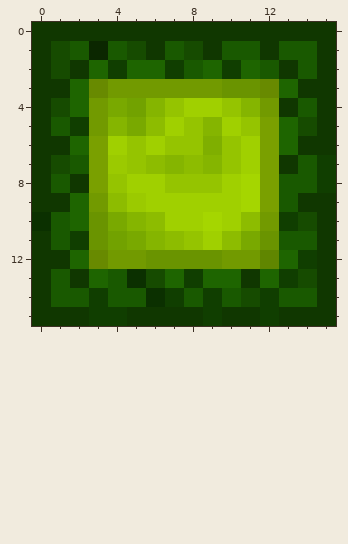
Pixel-art sprite, stored at peppy/hempcraft_hemplamp.png. This is how it looked before the edit.
The file is 16x16 pixels. Colours within 5 levels of each other are drawn and written as one.
New version:
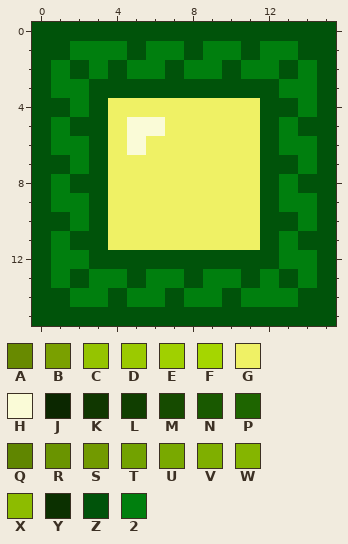
Palette (. is transparent): A #688a00  B #7aa000  C #95c400  D #9bca00  E #a0d000  F #a5d600  G #eff165  H #fafbd7  J #0b2700  K #103700  L #103e00  M #164b00  N #195900  P #1e6500  Q #608600  R #6a9400  S #729a00  T #72a200  U #79a900  V #7faf00  W #85b500  X #8dbc00  Y #0b3000  Z #00530a  2 #007f0e
Change:
@@ x 0..15 @@
- 0 KKKKKKKKKKKKKKKK
- 1 KMNJNMKNMKNNKNNK
- 2 KMKPLPPLNPLPNKNK
- 3 KKPASSSSSSRRAPKK
- 4 KMPSUTWCEECWSKNK
- 5 KNLSWUXECWECBPMK
- 6 KKPBECECCVCEBPKK
- 7 KMNBDCXWXWCEBKNL
- 8 KNKBCEECCCEFBNNL
- 9 KKPSXDEEEEEFBNKK
-10 YNPRUWXEEFEXSLMK
-11 KNLRTUWXCEXURNNK
-12 KKPASSRRRRSSQPLK
-13 KNKPNYMPLPPKPLMK
-14 KNNLNNYLNLNMLNNK
-15 KKKLLKKKKLKKLKKK
+ 0 ZZZZZZZZZZZZZZZZ
+ 1 ZZ222Z22Z22Z22ZZ
+ 2 Z2Z2Z22Z22Z22Z2Z
+ 3 Z22ZZZZZZZZZZ22Z
+ 4 ZZ2ZGGGGGGGGZZ2Z
+ 5 Z2ZZGHHGGGGGZ2ZZ
+ 6 Z22ZGHGGGGGGZ22Z
+ 7 ZZ2ZGGGGGGGGZZ2Z
+ 8 Z2ZZGGGGGGGGZ2ZZ
+ 9 Z22ZGGGGGGGGZ22Z
+10 ZZ2ZGGGGGGGGZZ2Z
+11 Z2ZZGGGGGGGGZ2ZZ
+12 Z22ZZZZZZZZZZ22Z
+13 Z2Z22Z22Z22Z2Z2Z
+14 ZZ22Z22Z22Z222ZZ
+15 ZZZZZZZZZZZZZZZZ
Pixel boxes of the changes (left, top, right, bottom) in both pictures:
changed: (32, 22, 336, 326)
